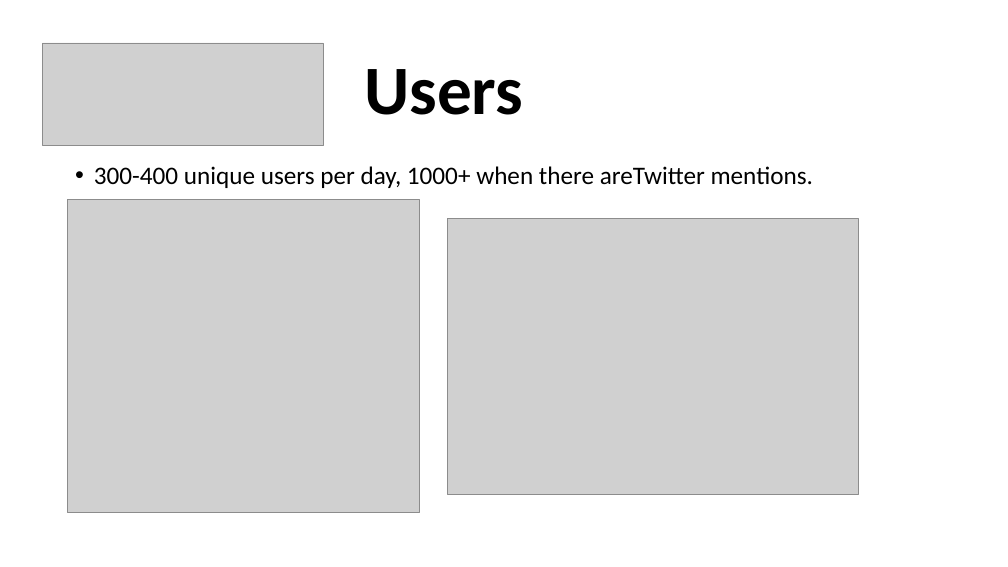
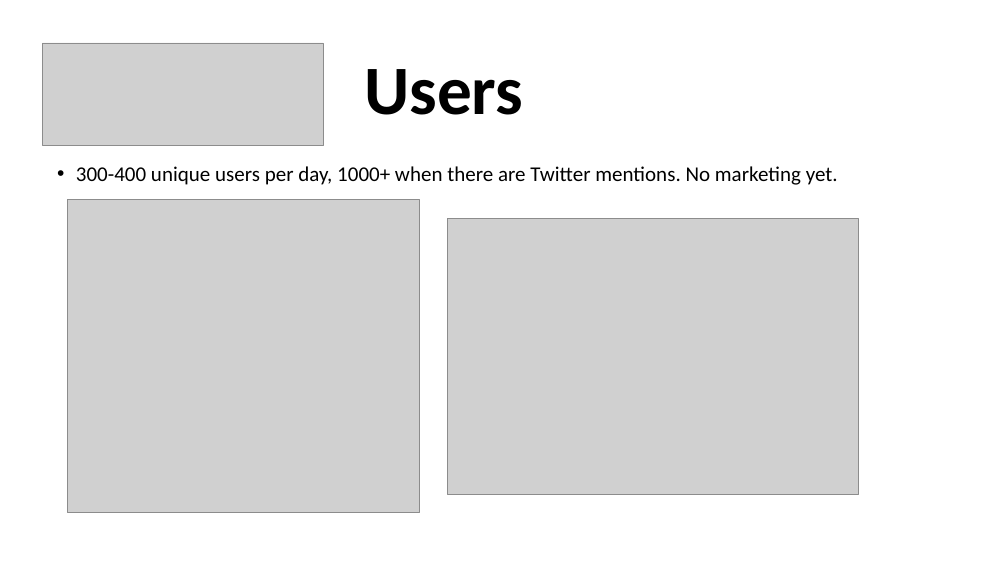
Before and after one commit to smckissock/fortnite, a slide deck: slide 5 of doc/Fortnite Ping Tiny Seed 2019-12-02.pptx. Drawn at 1008x567 pixels with LibreOffice and Linux fonts; fonts in the diff are those of the drawing; grey boxes stand for pictures. Boxes give left, top, right and bottom in pixels: in the first picture for what was removed or moved away, otherwise in the second. Text is boxed around its words. In the diff, an @@ line names an element or a change of style, - is before the commit and + after.

```diff
--- a/doc/Fortnite Ping Tiny Seed 2019-12-02.pptx
+++ b/doc/Fortnite Ping Tiny Seed 2019-12-02.pptx
@@ text at bbox=[76, 166, 838, 185]: text changed; size 24 to 20 pt @@
-• 300-400 unique users per day, 1000+ when there areTwitter mentions.
+• 300-400 unique users per day, 1000+ when there are Twitter mentions. No marketing yet.
```
Also in this commit, not shown: 4 other slides changed, 9 slides added, 2 slides removed, 2 other files.
